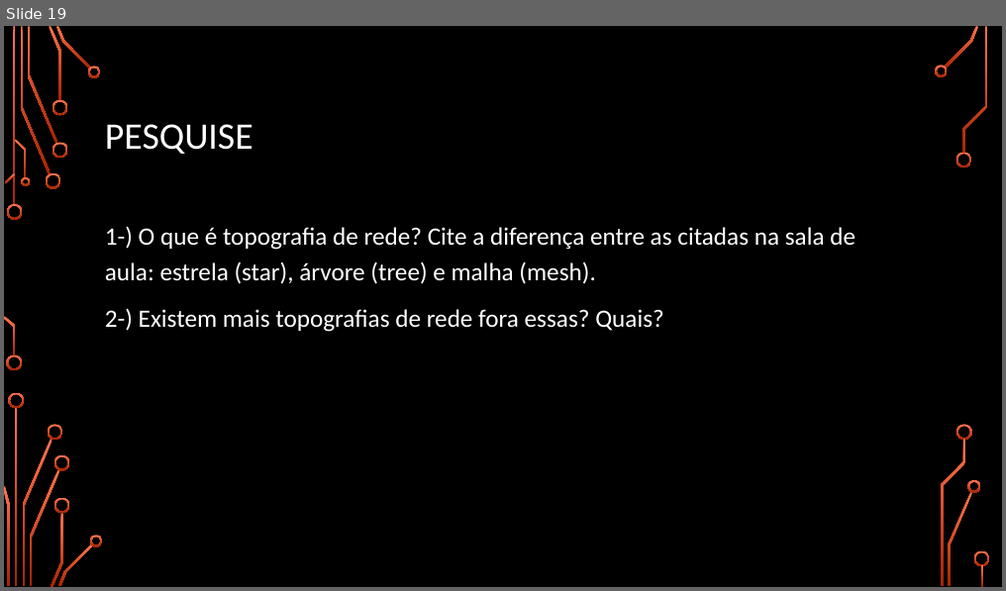
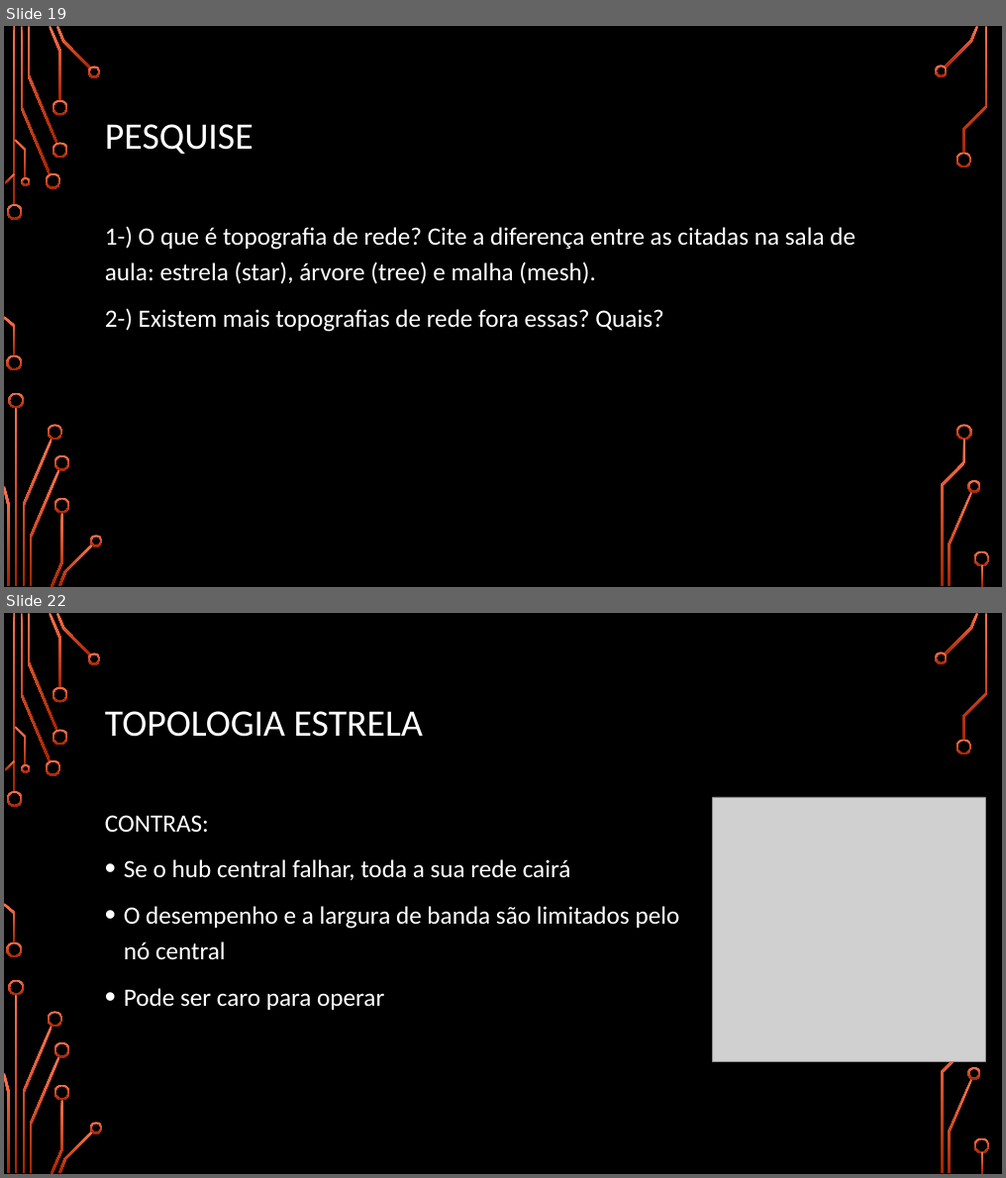
Before and after one commit to luisfernandospoljaric/SENAI2024, a slide deck: IoT 60h/Protocolos de comunicacao/ZigBee.pptx. Shown one above the other, each under a label of ours: slide 19 before the commit, slides 19 and 22 after it; the slides between them are not shown. The pictures are 1006x591 and 1006x1178 pixels, drawn with LibreOffice and Linux fonts; fonts in the diff are those of the drawing; grey boxes stand for pictures; background and template pictures are left out. Boxes give left, top, right and bottom in pixels: in the first picture for what was removed or moved away, otherwise in the second. Text is boxed around its words. In the diff, an @@ line names an element or a change of style, - is before the commit and + after.

```diff
--- a/IoT 60h/Protocolos de comunicacao/ZigBee.pptx
+++ b/IoT 60h/Protocolos de comunicacao/ZigBee.pptx
@@ slide 22 added at (x1=4, y1=613, x2=1002, y2=1174), background picture (left out); not listed: 35 template elements that a slide beside it also shows @@
@@ title added at (x1=105, y1=711, x2=423, y2=737), 36 pt, text #FFFFFF @@
+TOPOLOGIA ESTRELA
@@ text added at (x1=105, y1=815, x2=680, y2=1010), 24 pt, text #FFFFFF @@
+CONTRAS:
+• Se o hub central falhar, toda a sua rede cairá
+• O desempenho e a largura de banda são limitados pelo nó central
+• Pode ser caro para operar
@@ picture added at (x1=713, y1=797, x2=986, y2=1061) @@
```
Also in this commit, not shown: 8 other slides added.
